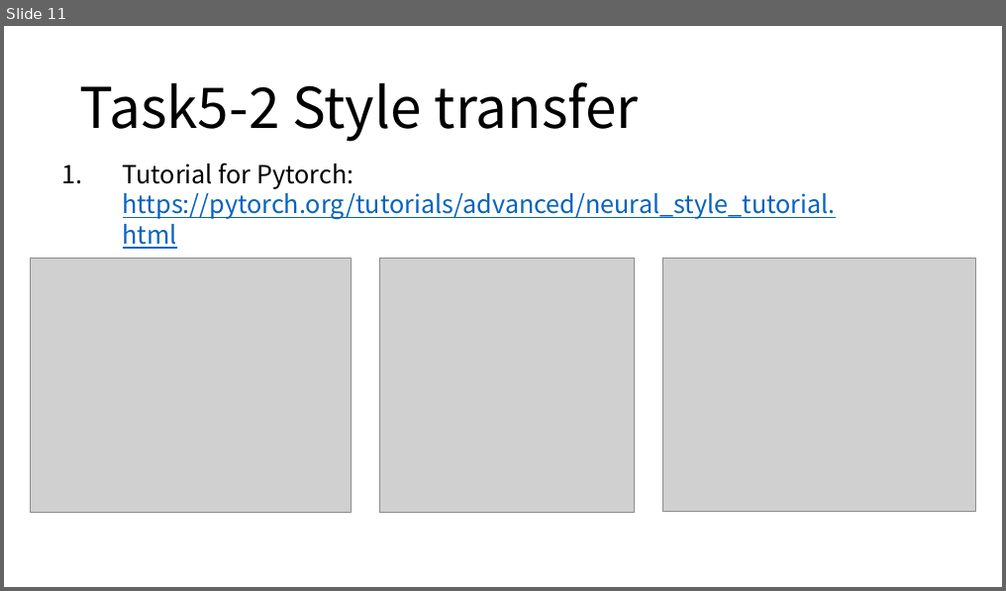
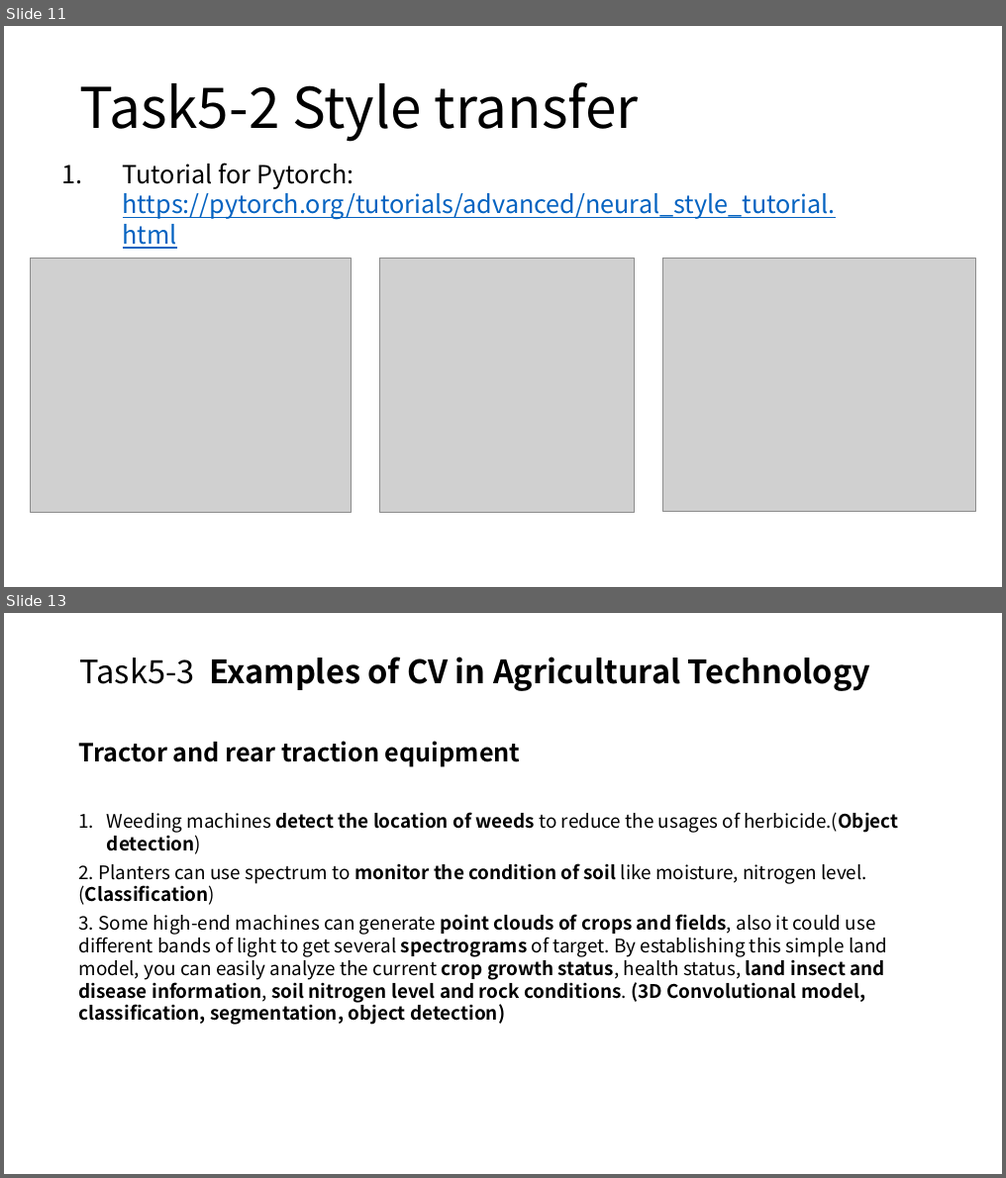
Before and after one commit to yanren1/DLFCCP_Task5, a slide deck: ties4911-task05-YanrenQu.pptx. Shown one above the other, each under a label of ours: slide 11 before the commit, slides 11 and 13 after it; the slides between them are not shown. The pictures are 1006x591 and 1006x1178 pixels, drawn with LibreOffice and Linux fonts; fonts in the diff are those of the drawing; grey boxes stand for pictures. Boxes give left, top, right and bottom in pixels: in the first picture for what was removed or moved away, otherwise in the second. Text is boxed around its words. In the diff, an @@ line names an element or a change of style, - is before the commit and + after.

```diff
--- a/ties4911-task05-YanrenQu.pptx
+++ b/ties4911-task05-YanrenQu.pptx
@@ slide 13 added at (x1=4, y1=613, x2=1002, y2=1174), background #FFFFFF @@
@@ title added at (x1=80, y1=657, x2=871, y2=691), 31 pt, text #000000, bold @@
+Task5-3 Examples of CV in Agricultural Technology
@@ text added at (x1=79, y1=741, x2=898, y2=1025), 18 pt, text #000000, bold @@
+Tractor and rear traction equipment
+1. Weeding machines detect the location of weeds to reduce the usages of herbicide.(Object detection)
+2. Planters can use spectrum to monitor the condition of soil like moisture, nitrogen level. (Classification)
+3. Some high-end machines can generate point clouds of crops and fields, also it could use different bands of light to get several spectrograms of target. By establishing this simple land model, you can easily analyze the current crop growth status, health status, land insect and disease information, soil nitrogen level and rock conditions. (3D Convolutional model, classification, segmentation, object detection)
```
Also in this commit, not shown: 3 slides changed, 1 other slide added.
